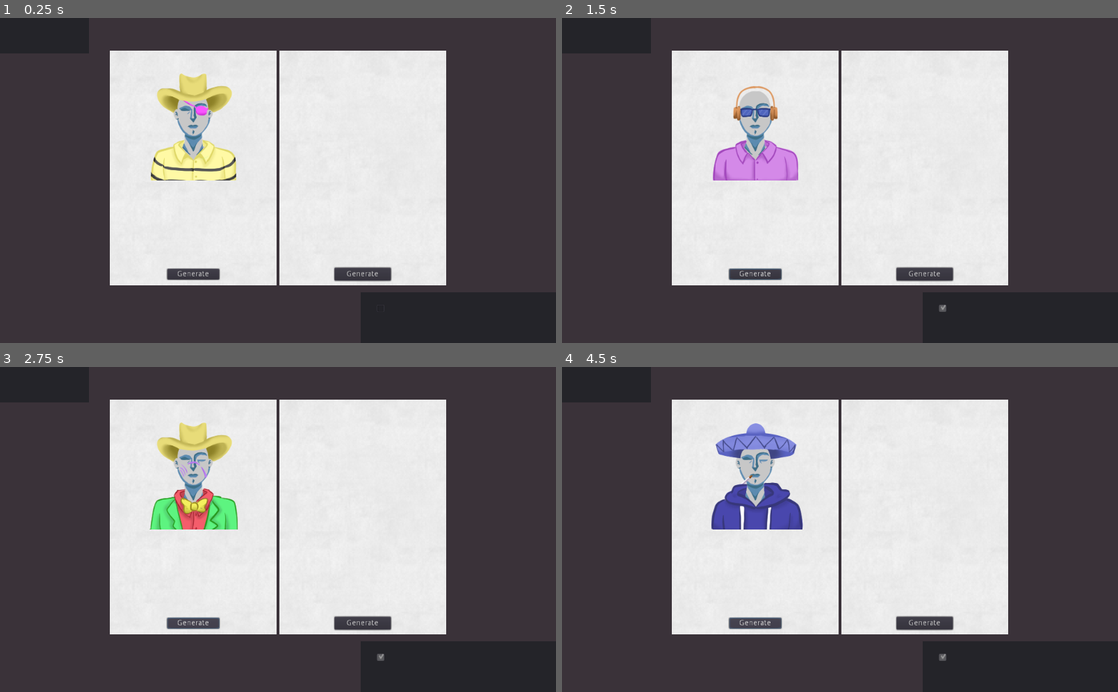
Above: before the commit, frames 1-4 (two rows, left to right).
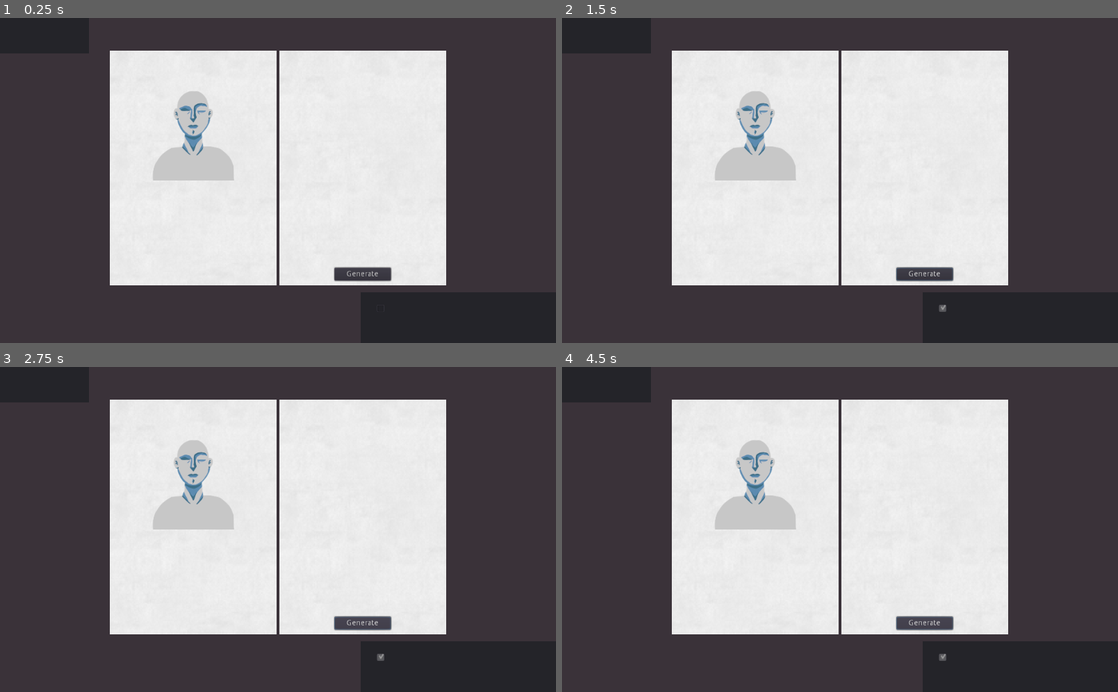
Above: after the commit, the same moments.

Repository: MichaelRRyan/GGJ2021-Rumours
Game: Godot game, scene res://Scenes/GameScreen.tscn
Two runs of this game, one before a commit and one after it. Both use one fixed random seed, a clock stepped at 60 frames per second and the inputs below. This scene is started directly instead of the project's main scene.
Inputs:
- Up to frame 1 (0.25 s): no input
- Up to frame 2 (1.5 s): click "Generate" at 0.5 s; click "Ready To Vote" at 1.25 s
- Up to frame 3 (2.75 s): click "Generate" at 2 s
- Up to frame 4 (4.5 s): click "Generate" at 2.75 s; tap Enter at 3.5 s; tap Space at 4.25 s

The runs differ from the first frame. In frame 1, 2.8% of the frame differs, in the area x 27-43%, y 17-81%; in frame 2, 2.2%; in frame 3, 2.9%; in frame 4, 3.1%, in the area x 26-71%, y 17-81%.
Error after the commit: Invalid get index of type 'String' (on base: 'Dictionary'). (res://scripts/GameScreen.gd:9)

Commit message:
Moved player info to the server

Diff:
--- a/Scenes/Card.tscn
+++ b/Scenes/Card.tscn
@@ -124,6 +124,7 @@
 }
 
 [node name="Button" type="Button" parent="."]
+visible = false
 anchor_left = 0.5
 anchor_top = 1.0
 anchor_right = 0.5
--- a/project.godot
+++ b/project.godot
@@ -17,6 +17,7 @@
 
 config/name="Rumours"
 run/main_scene="res://Scenes/TitleScreen.tscn"
+config/icon="res://assets/images/icon.png"
 
 [autoload]
 
--- a/scripts/GameData.gd
+++ b/scripts/GameData.gd
@@ -2,5 +2,6 @@
 
 var lobby_code = ""
 var host = false
-var player_names = null
+var player_data = {}
+var player_name = ""
 var game_scene = null
--- a/scripts/GameScreen.gd
+++ b/scripts/GameScreen.gd
@@ -5,6 +5,18 @@
 
 func _ready():
 	GameData.game_scene = self
+
+	var data = GameData.player_data[GameData.player_name]
+
+	$HBoxContainer/PlayerCard.create_character(
+		GameData.player_name,
+		data["alignment"],
+		data["features"][0],
+		data["features"][1],
+		data["features"][2],
+		data["traits"][0],
+		data["traits"][1]
+	)
 
 
 func _process(_delta):
--- a/scripts/GenerateCharacter.gd
+++ b/scripts/GenerateCharacter.gd
@@ -7,13 +7,13 @@
 
 var rng = RandomNumberGenerator.new()
 
-func _ready():
-	rng.randomize() #initialize the randomizer
-	generateCharacter()
-
-# Onclick for testing purposes
-func _on_Button_pressed():
-	generateCharacter()
+#func _ready():
+#	rng.randomize() #initialize the randomizer
+#	generateCharacter()
+#
+## Onclick for testing purposes
+#func _on_Button_pressed():
+#	generateCharacter()
 
 
 # Fully generates a character for said player
--- a/scripts/LobbyScreen.gd
+++ b/scripts/LobbyScreen.gd
@@ -5,20 +5,26 @@
 func _ready():
 	$LobbyNumber.text = GameData.lobby_code
 
-	if GameData.player_names:
-		for name in GameData.player_names:
-			add_player_name(name)
-			player_count += 1
+	var player_names = GameData.player_data.keys()
+
+	for name in player_names:
+		add_player_name(name)
+		player_count += 1
 
 	if GameData.host:
 		$StartGameButton.show()
 
 
 func _process(_delta):
-	if GameData.player_names.size() > player_count:
-		for i in range(player_count, GameData.player_names.size()):
-			add_player_name(GameData.player_names[i])
-		player_count = GameData.player_names.size()
+	if GameData.player_data.keys().size() > player_count:
+		for label in $PlayerList.get_children():
+			label.queue_free()
+		player_count = 0
+
+		var player_names = GameData.player_data.keys()
+		for name in player_names:
+			add_player_name(name)
+			player_count += 1
 
 
 func add_player_name(name):
@@ -29,5 +35,5 @@
 
 
 func _on_StartGameButton_pressed():
-	if GameData.player_names.size() >= 2:
+	if player_count >= 2:
 		Server.start_game()
--- a/scripts/Server.gd
+++ b/scripts/Server.gd
@@ -27,14 +27,19 @@
 
 
 func create_lobby(player_name):
-	GameData.player_names = [ player_name ]
+	GameData.player_name = player_name
 
 	rpc_id(1, "request_create_lobby", player_name)
 
 
-remote func return_lobby_code(s_code):
+remote func return_lobby_code(s_code, player_data):
 	GameData.lobby_code = s_code
 	GameData.host = true
+	GameData.player_data[player_data["name"]] = {
+		"alignment": player_data["alignment"],
+		"features": player_data["features"],
+		"traits": player_data["traits"],
+	}
 
 	if get_tree().change_scene("res://Scenes/LobbyScreen.tscn") != OK:
 		print("Failed to switch scenes to LobbyScreen")
@@ -42,12 +47,19 @@
 
 func join_lobby(lobby_code, player_name, requester):
 	GameData.lobby_code = lobby_code
+	GameData.player_name = player_name
 
 	rpc_id(1, "request_join_lobby", lobby_code, player_name, requester)
 
 
-remote func joined_lobby_successfully(player_names):
-	GameData.player_names = player_names
+remote func joined_lobby_successfully(player_data):
+	for data in player_data:
+		GameData.player_data[data["name"]] = {
+			"alignment": data["alignment"],
+			"features": data["features"],
+			"traits": data["traits"],
+		}
+
 	GameData.host = false
 
 	if get_tree().change_scene("res://Scenes/LobbyScreen.tscn") != OK:
@@ -60,12 +72,12 @@
 	instance_from_id(requester).display_error(error)
 
 
-func set_player_name(lobby_code, player_name):
-	rpc_id(1, "set_player_name", lobby_code, player_name)
-
-
-remote func player_joined_lobby(player_name):
-	GameData.player_names.append(player_name)
+remote func player_joined_lobby(player_data):
+	GameData.player_data[player_data["name"]] = {
+		"alignment": player_data["alignment"],
+		"features": player_data["features"],
+		"traits": player_data["traits"],
+	}
 
 
 func player_ready():
Binary file added: assets/images/icon.png
Not shown, added: assets/images/icon.png.import
